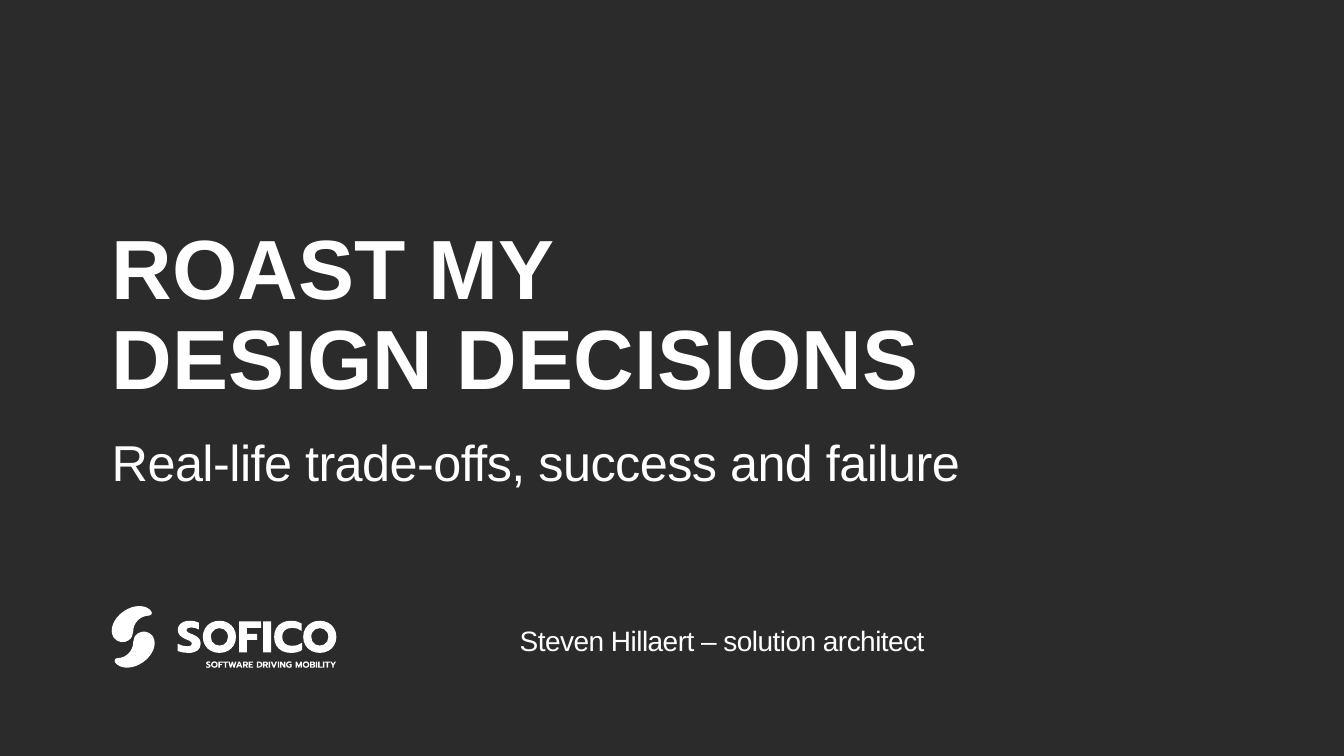
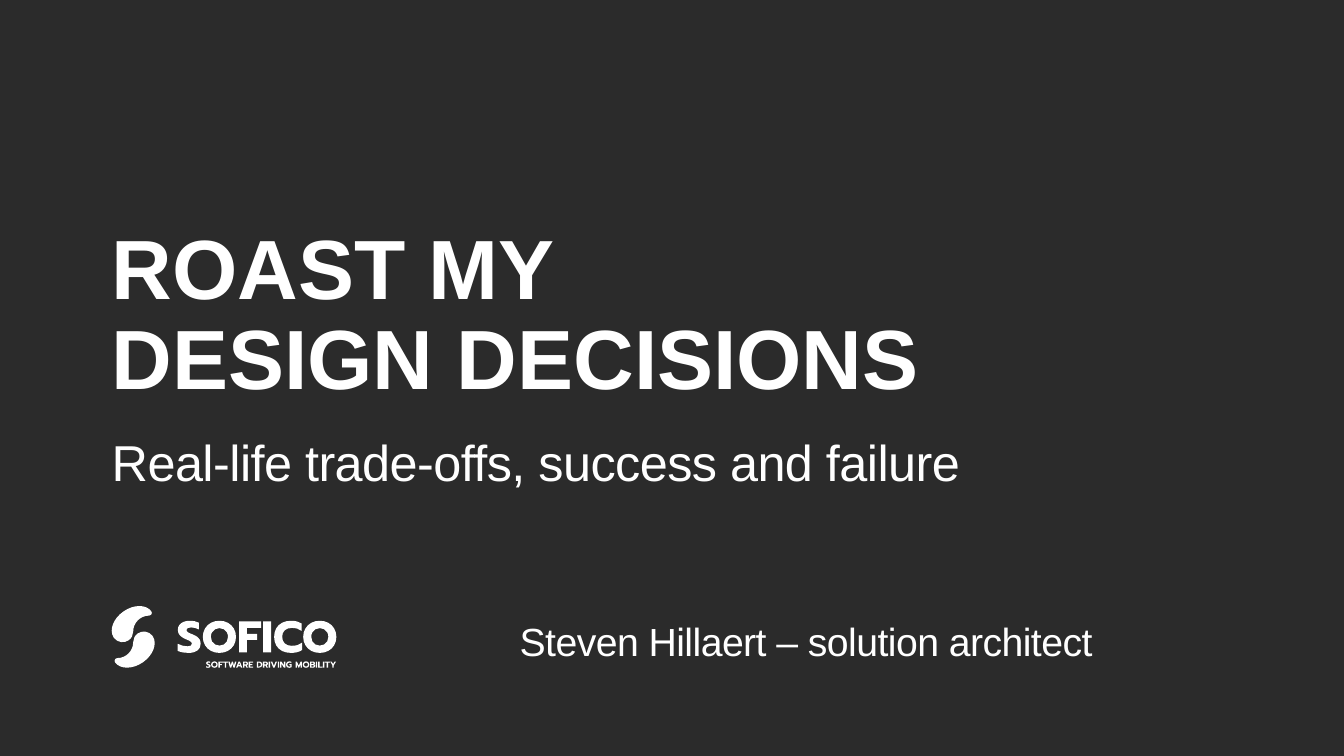
Before and after one commit to StevenHillaert/talk-hellostavanger-2026, a slide deck: slide 2 of Roast my design decisions.pptx. Drawn at 1344x756 pixels with LibreOffice and Linux fonts; fonts in the diff are those of the drawing; background and template pictures are left out; a plain dark background stands for a picture behind light text. Boxes give left, top, right and bottom in pixels: in the first picture for what was removed or moved away, otherwise in the second. Text is boxed around its words. In the diff, an @@ line names an element or a change of style, - is before the commit and + after.

```diff
--- a/Roast my design decisions.pptx
+++ b/Roast my design decisions.pptx
@@ text "Steven Hillaert – solution architect" at [520,627,1093,657]: size 20 to 28 pt @@
```
Also in this commit, not shown: 10 other slides changed, 2 other files.
